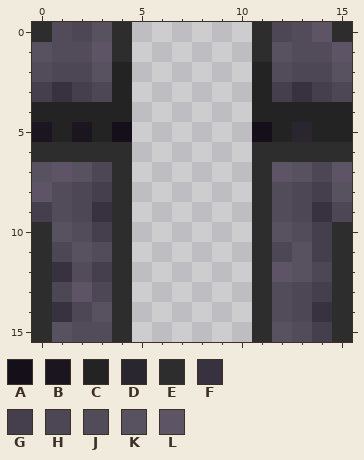
Two states of a pixel-art sprite, dungeon/assets/dungeon/default/wall/wall_cross_upper_right_bottom_left.png. The first picture shows the starting point.
The file is 16x16 pixels. Colours within 5 levels of each other are drawn and written as one.
Palette (. is transparent): A #140f19  B #1a151f  C #232323  D #2a262f  E #2d2d2d  F #383140  G #453e4c  H #4c4655  J #524b5a  K #585160  L #5d5566
Pixels before, first column x 0:
 0 EJHKE......EHJLE
 1 KJJLE......EKJJL
 2 JHHKC......CJHHK
 3 GFGHC......CGFGH
 4 CCCCC......CCCCC
 5 BCBCA......ACDCC
 6 EEEEE......EEEEE
 7 KLKHE......ELKHL
 8 LJHGE......EJHGK
 9 GJHFE......EJHFH
10 EKJGE......EKJGE
11 EHKJE......EHKGE
12 EFJGE......ELKHE
13 EHLHE......EJHGE
14 EFHKE......EJHFE
15 EKJJE......EKJGE
Now the later version:
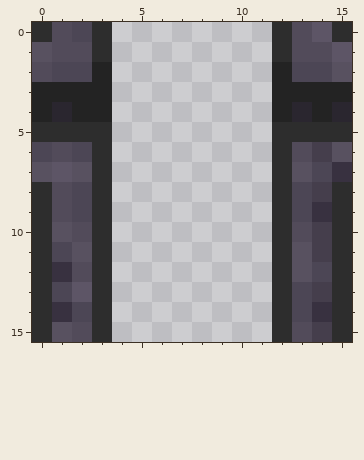
The edit:
y 0: x 3..4 KE -> E.; x 11..12 EH -> .E
y 1: x 3..4 LE -> E.; x 11..12 EK -> .E
y 2: x 3..4 KC -> C.; x 11..12 CJ -> .C
y 3: x 0..4 GFGHC -> CCCC.; x 11..15 CGFGH -> .CCCC
y 4: x 1 C -> D; x 4 C -> .; x 11 C -> .; x 13 C -> D; x 15 C -> D
y 5: x 0..4 BCBCA -> EEEE.; x 11..15 ACDCC -> .EEEE
y 6: x 0..2 EEE -> HJH; x 4 E -> .; x 11 E -> .; x 13..15 EEE -> JGK
y 7: x 3..4 HE -> E.; x 11..12 EL -> .E; x 15 L -> F
y 8: x 0 L -> E; x 3..4 GE -> E.; x 11..12 EJ -> .E; x 15 K -> E
y 9: x 0 G -> E; x 3..4 FE -> E.; x 11..12 EJ -> .E; x 15 H -> E
y 10: x 3..4 GE -> E.; x 11..12 EK -> .E
y 11: x 3..4 JE -> E.; x 11..12 EH -> .E
y 12: x 3..4 GE -> E.; x 11..12 EL -> .E
y 13: x 3..4 HE -> E.; x 11..12 EJ -> .E
y 14: x 3..4 KE -> E.; x 11..12 EJ -> .E
y 15: x 3..4 JE -> E.; x 11..12 EK -> .E
